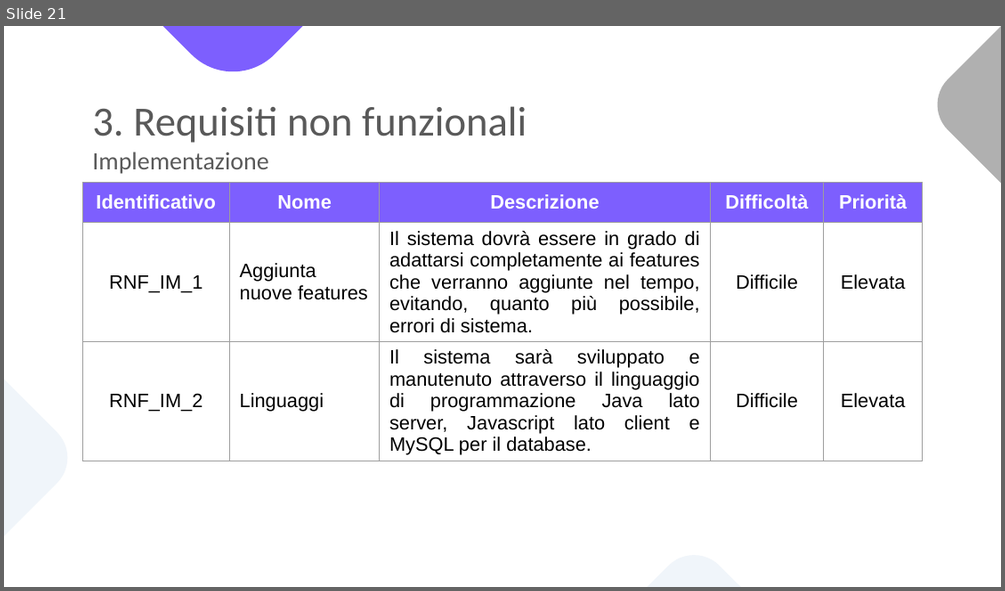
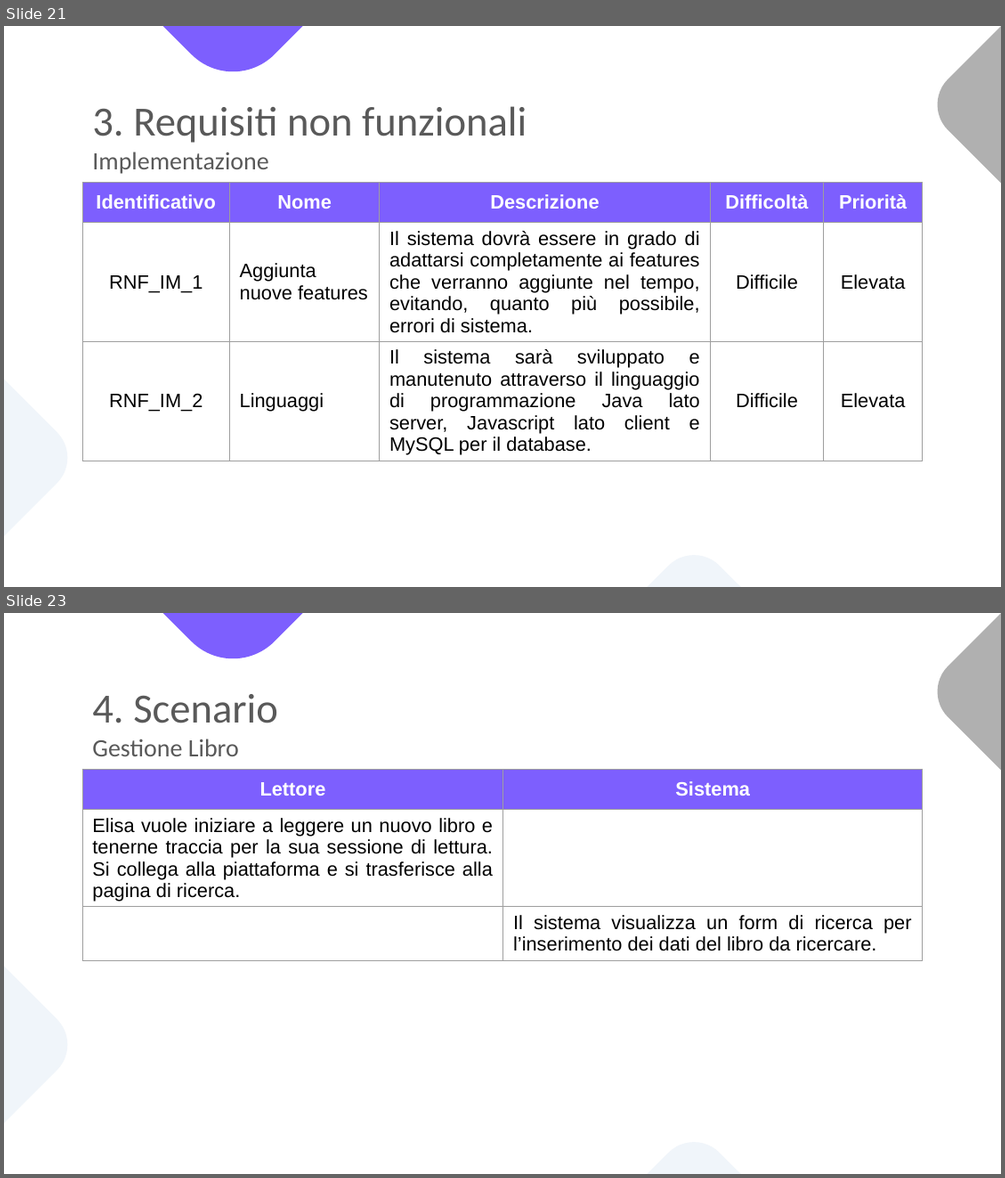
Before and after one commit to notjuary/Bookster_Classe03, a slide deck: DOC/Presentazione.pptx. Shown one above the other, each under a label of ours: slide 21 before the commit, slides 21 and 23 after it; the slides between them are not shown. The pictures are 1005x591 and 1005x1178 pixels, drawn with LibreOffice and Linux fonts; fonts in the diff are those of the drawing. Boxes give left, top, right and bottom in pixels: in the first picture for what was removed or moved away, otherwise in the second. Text is boxed around its words. In the diff, an @@ line names an element or a change of style, - is before the commit and + after.

```diff
--- a/DOC/Presentazione.pptx
+++ b/DOC/Presentazione.pptx
@@ slide 23 added at [4, 613, 1001, 1174], background #FFFFFF; not listed: 4 template elements that a slide beside it also shows @@
@@ title added at [92, 694, 278, 756], 18 pt, text #595959 @@
+4. Scenario
+Gestione Libro
@@ table added at [82, 770, 922, 970], 3 rows, 2 columns @@
+Lettore | Sistema
+Elisa vuole iniziare a leggere un nuovo libro e tenerne traccia per la sua sessione di lettura. Si collega alla piattaforma e si trasferisce alla pagina di ricerca. | 
+ | Il sistema visualizza un form di ricerca per l’inserimento dei dati del libro da ricercare.
```
Also in this commit, not shown: 7 slides changed, 65 other slides added.
